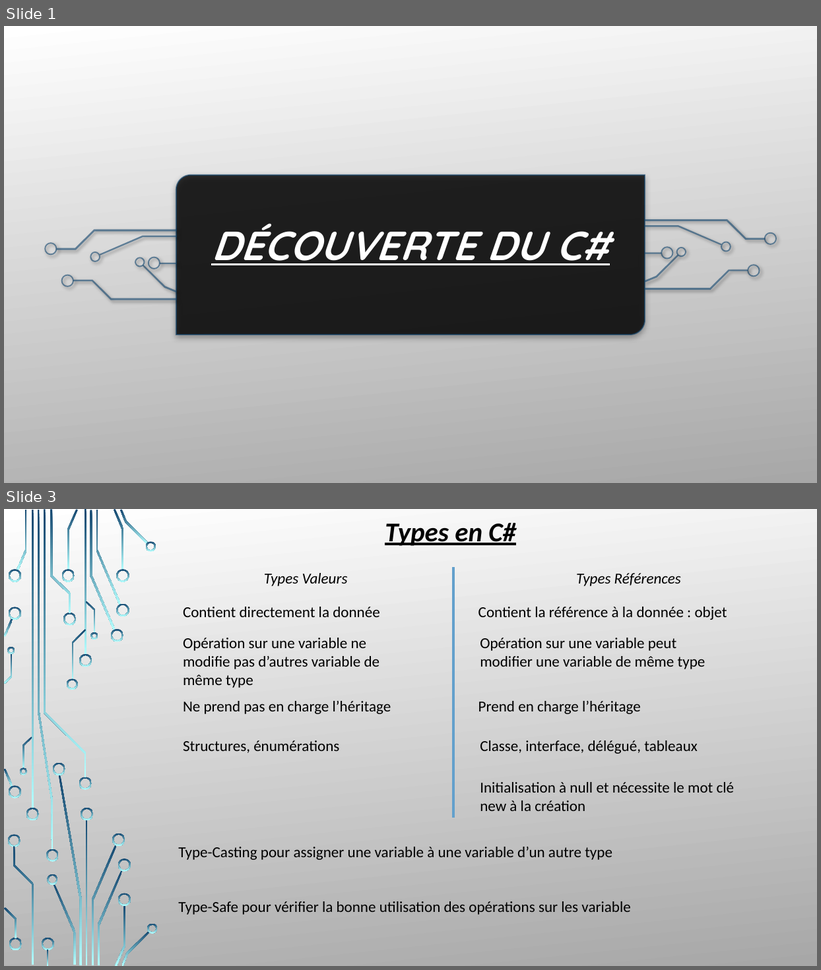
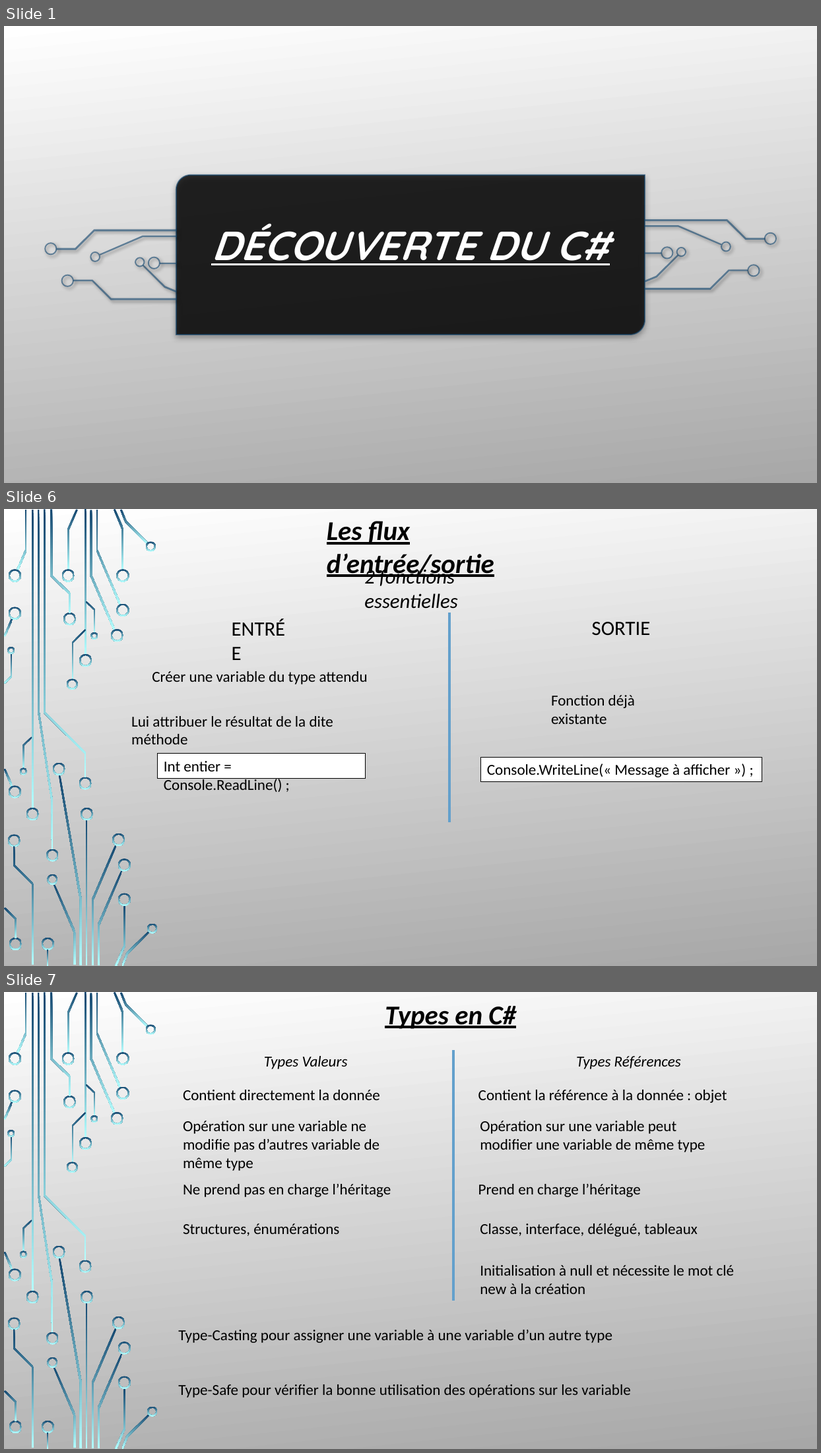
Before and after one commit to LouisMalbranque/Projet-C-S2, a slide deck: CoursCS2.pptx. Shown one above the other, each under a label of ours: slides 1 and 3 before the commit, slides 1, 6 and 7 after it; the slides between them are not shown. The pictures are 821x970 and 821x1453 pixels, drawn with LibreOffice and Linux fonts; fonts in the diff are those of the drawing; background and template pictures are left out. Boxes give left, top, right and bottom in pixels: in the first picture for what was removed or moved away, otherwise in the second. Text is boxed around its words. In the diff, an @@ line names an element or a change of style, - is before the commit and + after.

```diff
--- a/CoursCS2.pptx
+++ b/CoursCS2.pptx
@@ slide 6 added at (x1=4, y1=509, x2=817, y2=966), background picture (left out); not listed: 54 template elements that a slide beside it also shows @@
@@ text added at (x1=327, y1=521, x2=494, y2=580), 32 pt, text #000000, bold, italic, underline @@
+Les flux d’entrée/sortie
@@ text added at (x1=327, y1=553, x2=494, y2=580), 24 pt, text #000000 @@
+ENTRÉE
@@ text added at (x1=364, y1=566, x2=458, y2=613), 24 pt, text #000000, italic @@
+2 fonctions essentielles
@@ line added from (450, 612) to (450, 823), #63A0CC 3 pt @@
@@ text added at (x1=592, y1=622, x2=651, y2=636), 24 pt, text #000000 @@
+SORTIE
@@ text added at (x1=152, y1=671, x2=368, y2=685), 18 pt, text #000000 @@
+Créer une variable du type attendu
@@ text added at (x1=551, y1=695, x2=635, y2=724), 18 pt, text #000000 @@
+Fonction déjà existante
@@ text added at (x1=131, y1=716, x2=333, y2=745), 18 pt, text #000000 @@
+Lui attribuer le résultat de la dite méthode
@@ rectangle added at (x1=158, y1=754, x2=366, y2=778), fill #FFFFFF, outline #000000 0.75 pt, 18 pt, text #000000 @@
+Int entier = Console.ReadLine() ;
@@ rectangle added at (x1=481, y1=757, x2=762, y2=782), fill #FFFFFF, outline #000000 0.75 pt, 18 pt, text #000000 @@
+Console.WriteLine(« Message à afficher ») ;
@@ what was slide 3 is now slide 7 @@
```
Also in this commit, not shown: 1 slide changed, 10 other slides added.
